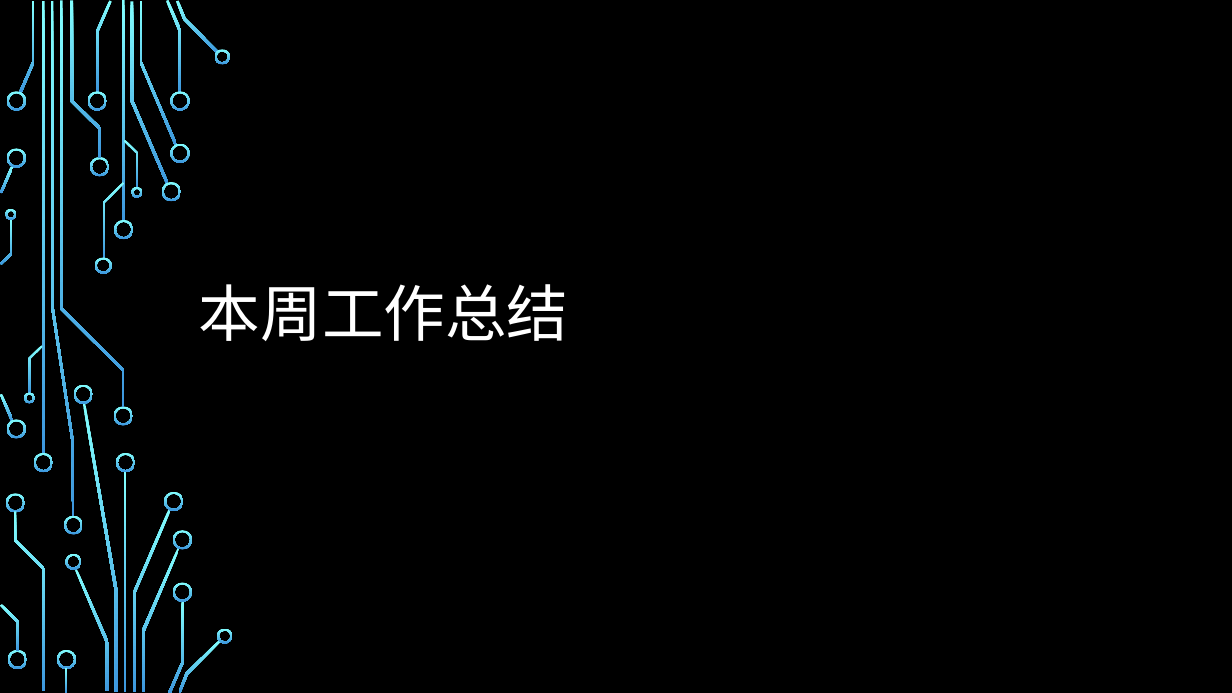
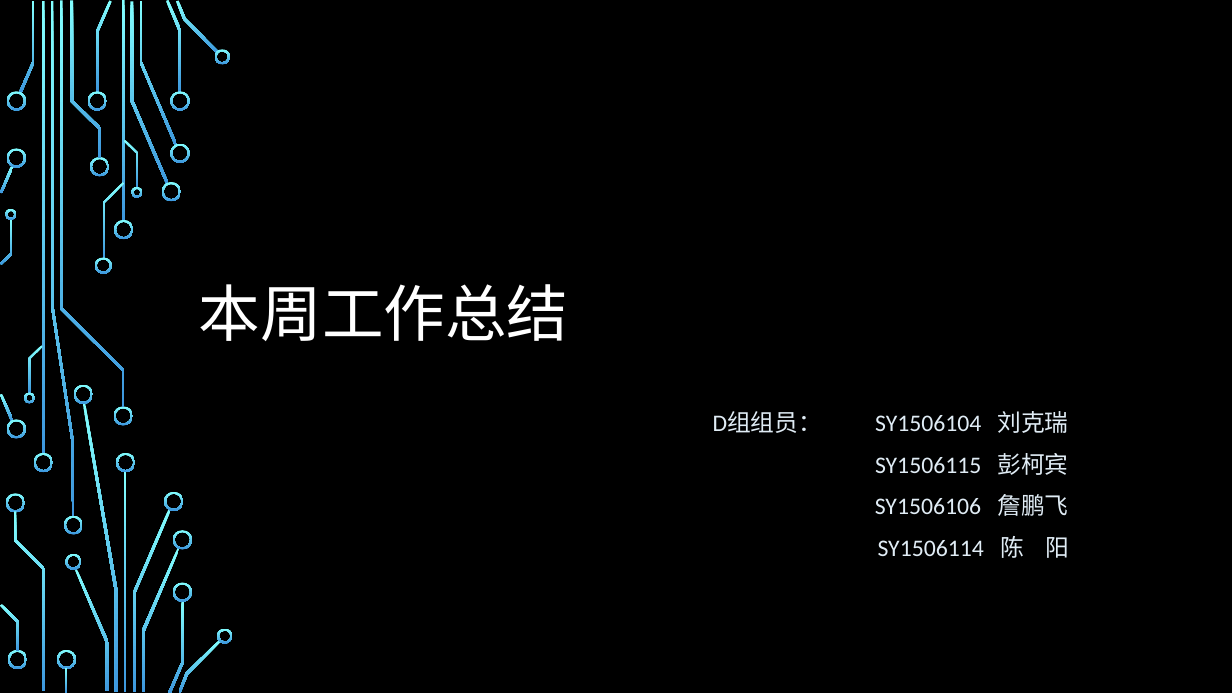
Before and after one commit to bhsei/16TeamD, a slide deck: slide 1 of 项目展示PPT/20160506改进与展示.pptx. Drawn at 1232x693 pixels with LibreOffice and Linux fonts; fonts in the diff are those of the drawing; background and template pictures are left out. Boxes give left, top, right and bottom in pixels: in the first picture for what was removed or moved away, otherwise in the second. Text is boxed around its words. In the diff, an @@ line names an element or a change of style, - is before the commit and + after.

```diff
--- a/项目展示PPT/20160506改进与展示.pptx
+++ b/项目展示PPT/20160506改进与展示.pptx
@@ subtitle added at (x1=713, y1=411, x2=1069, y2=558), 18.5 pt, text #E0ECF5 @@
+D组组员： SY1506104 刘克瑞
+SY1506115 彭柯宾
+SY1506106 詹鹏飞
+SY1506114 陈 阳
```
Also in this commit, not shown: 3 other slides changed, 3 slides added, 2 slides removed.
